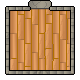
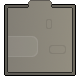
Revision of a layered 80x80 image; what changed, layer by layer:
removed layer "Walls" over [5, 6, 75, 75]
removed layer "steps" over [23, 0, 66, 10]
removed layer "GROUND #1" over [10, 8, 72, 74]
added layer "floor" over [4, 0, 76, 76]
